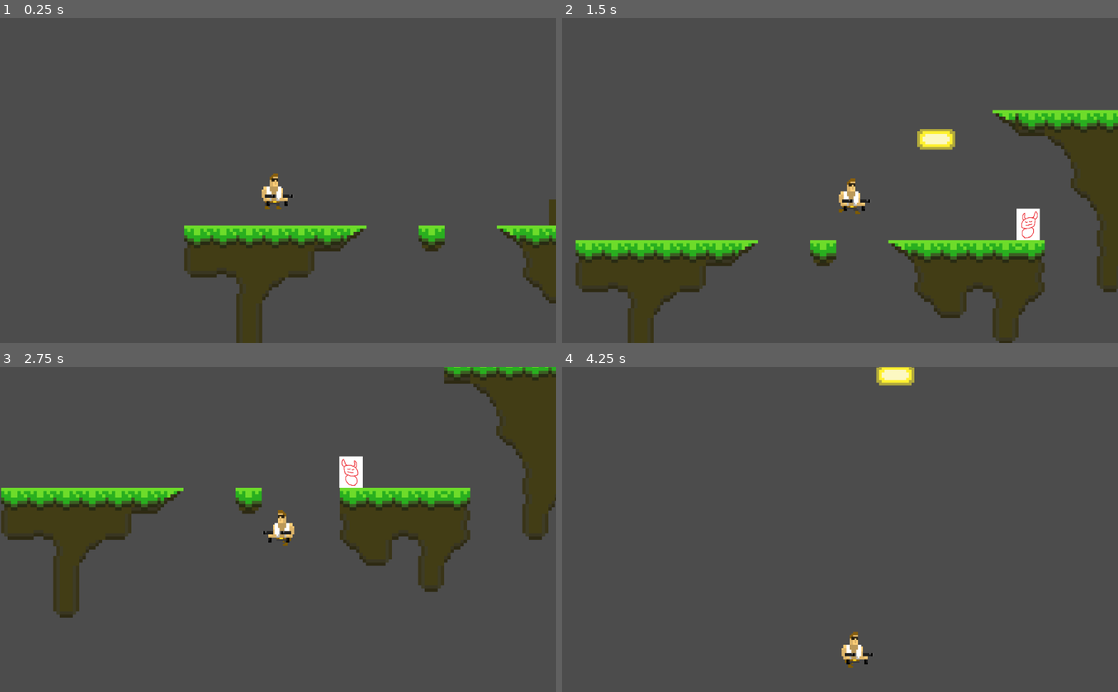
Above: before the commit, frames 1-4 (two rows, left to right).
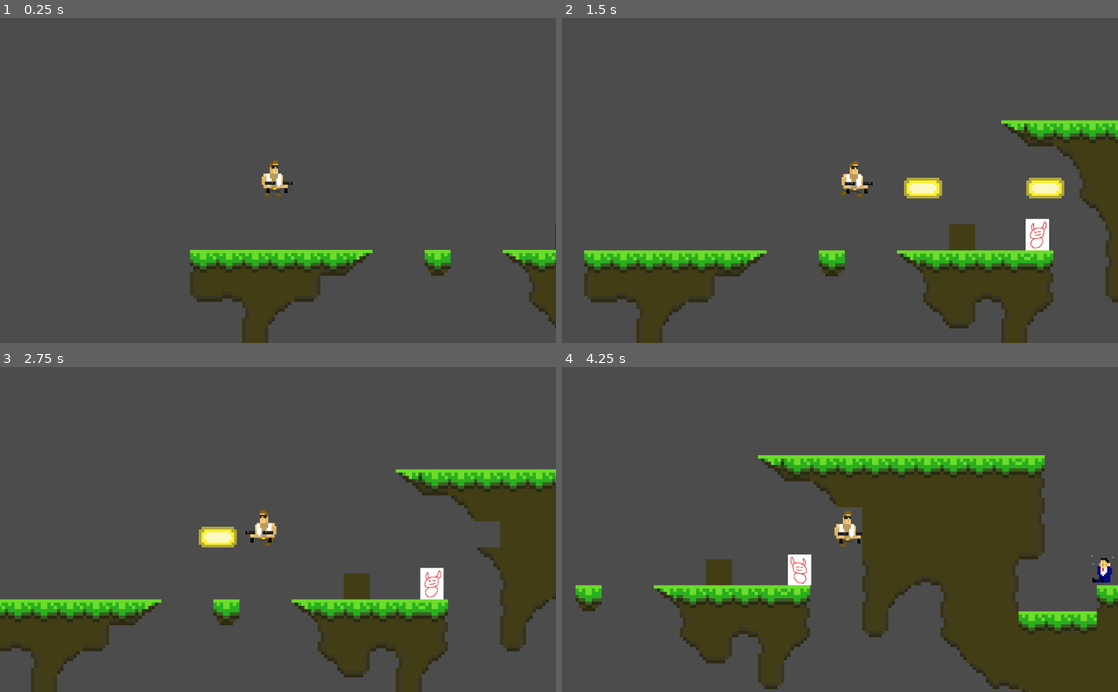
Above: after the commit, the same moments.

Repository: Slimonade1/Eksamensprojekt
Game: Godot game, scene res://Scenes/masterScene.tscn
Two runs of this game, one before a commit and one after it. Both use one fixed random seed, a clock stepped at 60 frames per second and the inputs below. The engine's default icon, where the game draws it, is replaced by a stand-in: a white triangle on a blue panel in a dark square.
Inputs:
- Up to frame 1 (0.25 s): no input
- Up to frame 2 (1.5 s): tap Enter at 0.5 s; hold Space (ui_shoot) 0.53-1.28 s; hold D (ui_right) from 0.53 s (still down); tap W (ui_up) at 0.77 s; tap Space (ui_shoot) at 1.35 s
- Up to frame 3 (2.75 s): tap W (ui_up) at 1.52 s; release D (ui_right) at 2.03 s; hold A (ui_left) from 2.03 s (still down); hold Space (ui_shoot) from 2.03 s (still down)
- Up to frame 4 (4.25 s): release A (ui_left) at 2.78 s; release Space (ui_shoot) at 2.78 s; hold D (ui_right) from 2.78 s (still down); tap Space (ui_shoot) at 2.85 s; tap W (ui_up) at 3.02, 3.77 s; hold Space (ui_shoot) from 3.53 s (still down)

The runs differ from the first frame. In frame 1, 8.7% of the frame differs, in the area x 33-100%, y 43-100%; in frame 2, 13%; in frame 3, 32%, in the area x 0-100%, y 0-100%; in frame 4, 31%.

Commit message:
#16 Not working bang animation

Diff:
--- a/Scenes/Player.tscn
+++ b/Scenes/Player.tscn
@@ -44,6 +44,10 @@
 [ext_resource path="res://Sprites/Player/WalkingDamage-2/2Dmg run_0006.png" type="Texture" id=42]
 [ext_resource path="res://Sprites/Player/WalkingDamage-2/2Dmg run_0007.png" type="Texture" id=43]
 [ext_resource path="res://Sprites/Player/WalkingDamage-2/2Dmg run_0008.png" type="Texture" id=44]
+[ext_resource path="res://Sprites/Shooting/Bang!/Bang!_0002.png" type="Texture" id=45]
+[ext_resource path="res://Sprites/Shooting/Bang!/Bang!_0001.png" type="Texture" id=46]
+[ext_resource path="res://Sprites/Shooting/Bang!/Bang!_0003.png" type="Texture" id=47]
+[ext_resource path="res://Scripts/BangAnimation.gd" type="Script" id=48]
 
 [sub_resource type="SpriteFrames" id=2]
 animations = [ {
@@ -94,6 +98,14 @@
 [sub_resource type="RectangleShape2D" id=5]
 extents = Vector2( 6.5, 11.5 )
 
+[sub_resource type="SpriteFrames" id=6]
+animations = [ {
+"frames": [ ExtResource( 46 ), ExtResource( 45 ), ExtResource( 45 ), ExtResource( 47 ), ExtResource( 47 ) ],
+"loop": true,
+"name": "default",
+"speed": 5.0
+} ]
+
 [node name="Player" type="KinematicBody2D" groups=["Players"]]
 position = Vector2( 3, -23 )
 scale = Vector2( 3, 3 )
@@ -102,7 +114,7 @@
 
 [node name="playerSprite" type="AnimatedSprite" parent="."]
 frames = SubResource( 2 )
-animation = "runningDMG2"
+animation = "idle"
 
 [node name="spriteFriend" type="AnimatedSprite" parent="playerSprite"]
 position = Vector2( -5, 4 )
@@ -116,4 +128,16 @@
 [node name="BulletCooldown" type="Timer" parent="."]
 one_shot = true
 
+[node name="GunPositionL" type="Position2D" parent="."]
+position = Vector2( -1, 11 )
+
+[node name="GunPositionR" type="Position2D" parent="."]
+position = Vector2( 10, 11 )
+
+[node name="BangAnimation" type="AnimatedSprite" parent="."]
+position = Vector2( 11, -10 )
+frames = SubResource( 6 )
+script = ExtResource( 48 )
+
 [connection signal="timeout" from="BulletCooldown" to="." method="_on_BulletCooldown_timeout"]
+[connection signal="animation_finished" from="BangAnimation" to="BangAnimation" method="_on_BangAnimation_animation_finished"]
--- a/Scenes/gameScene.tscn
+++ b/Scenes/gameScene.tscn
@@ -598,7 +598,7 @@
 margin_bottom = -708.0
 
 [node name="Player" parent="." instance=ExtResource( 1 )]
-position = Vector2( -51, -551 )
+position = Vector2( -62, -554 )
 
 [node name="Camera2D" type="Camera2D" parent="Player"]
 position = Vector2( 0, 10 )
--- /dev/null
+++ b/Scripts/BangAnimation.gd
@@ -0,0 +1,8 @@
+extends AnimatedSprite
+
+func _ready():
+	visible = false
+
+func _on_BangAnimation_animation_finished():
+	#visible = false
+	playing = false
--- a/Scripts/Enemy.gd
+++ b/Scripts/Enemy.gd
@@ -24,13 +24,13 @@
 	sprite.playing = true
 
 func _physics_process(delta):
+	# Dynamic edge detection
 	if !edgeDetection.is_colliding() or is_on_wall():
 		turnAround()
 
+	# If enemy sees player, and is not blocked by a wall
 	if(playerDetection.is_colliding() and !playerDetection.get_collider().is_in_group("Map") and !cooldown):
 		handleShooting()
-		var collision = playerDetection.get_collider()
-		print(collision.is_in_group("Map"))
 
 	#reset x velocity
 	vel.x = 0
--- a/Scripts/Player.gd
+++ b/Scripts/Player.gd
@@ -11,7 +11,7 @@
 var speed = 60
 var jumpForce = 800
 var climbSpeed = 200
-var gravity = 2000
+var gravity = 0 #2000
 
 var vel = Vector2()
 var grounded = false
@@ -30,7 +30,7 @@
 # gun physics
 onready var tilemap = $"../Background/TileMap"
 var Bullet = preload("res://Scenes/Bullet.tscn")
-var bulletSpacing = -5
+var counter = 0
 
 
 func _ready():
@@ -41,7 +41,6 @@
 
 
 func _physics_process(delta):
-
 	handleMovement(delta)
 
 	if Input.is_action_pressed("ui_shoot") and !cooldown:
@@ -126,11 +125,22 @@
 	cooldown = true
 
 	var gameScene = get_parent()
+	var spawnPosition
+	counter += 1
+	if counter%2 == 0:
+		spawnPosition = $GunPositionL
+	if counter%2 == 1:
+		spawnPosition = $GunPositionR
+
 	var newBullet = Bullet.instance()
 	newBullet.direction = playerDirection
-	bulletSpacing *= -1
-	newBullet.position = Vector2(position.x + 10, position.y + bulletSpacing + 20)
+	newBullet.position = spawnPosition.global_position
 	gameScene.add_child(newBullet)
+
+	$BangAnimation.position = spawnPosition.global_position
+	$BangAnimation.visible = true
+	$BangAnimation.playing = true
+	print($BangAnimation.position)
 
 func _on_BulletCooldown_timeout():
 	cooldown = false
Not shown: 1 places in Scenes/Player.tscn that only renumber resources
